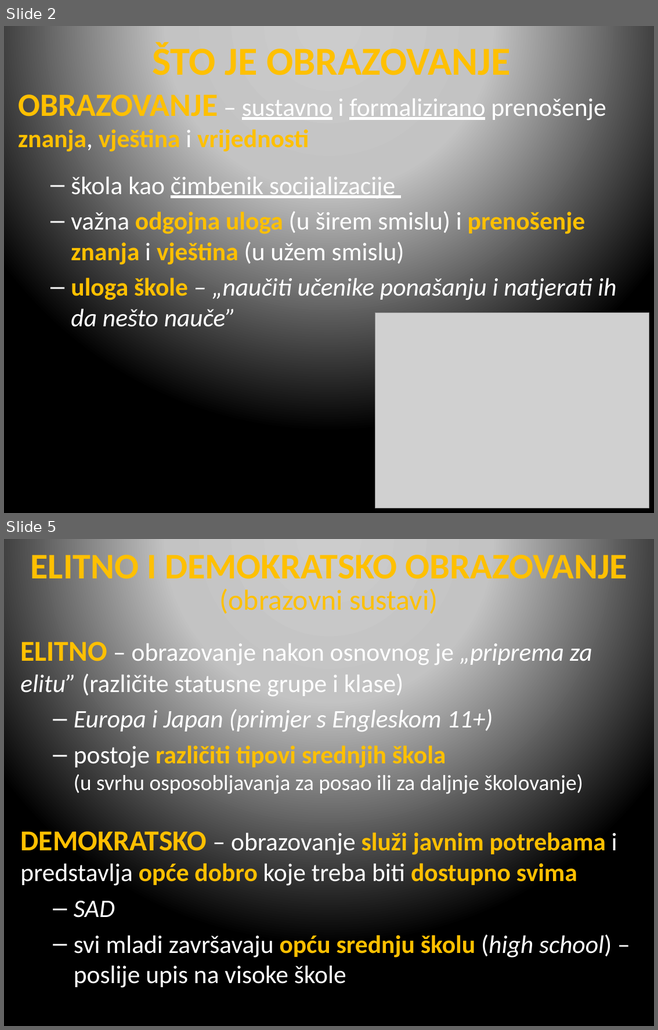
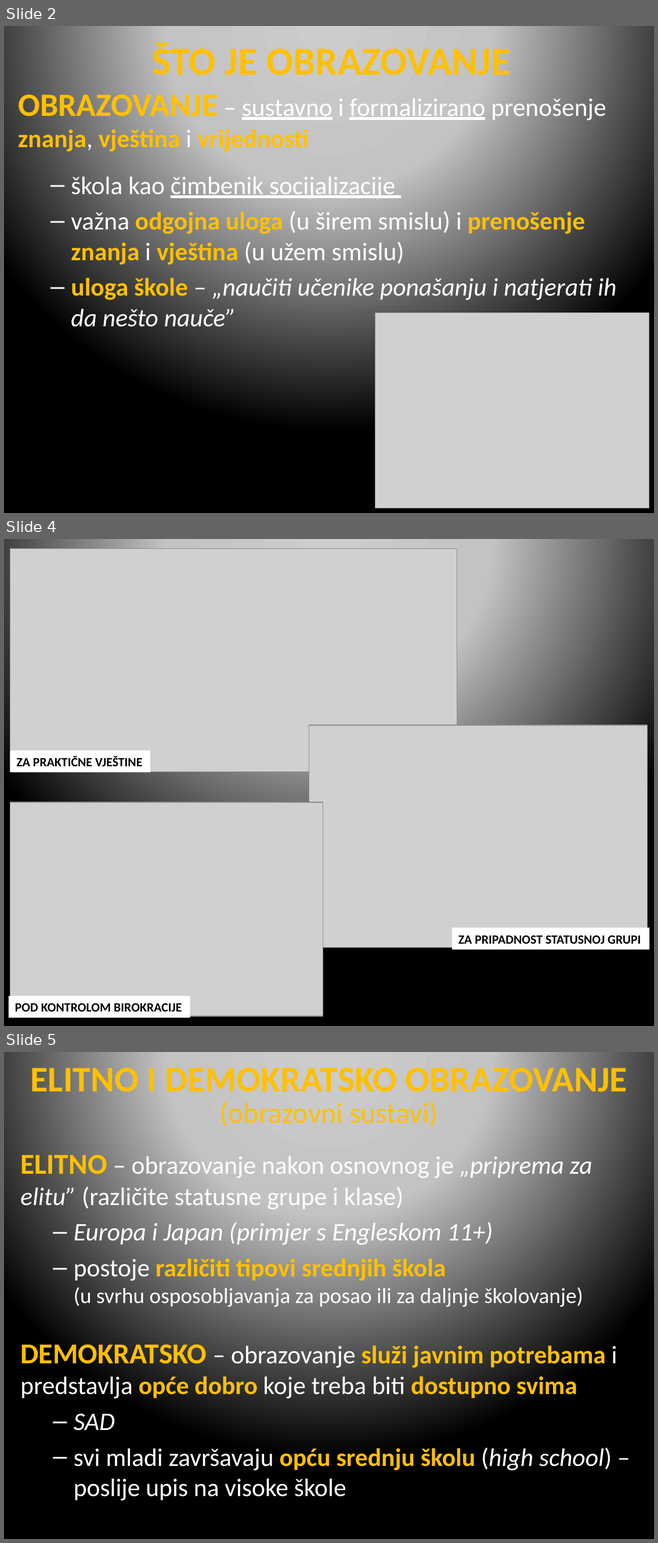
Before and after one commit to srednja-skola/sociologija, a slide deck: data/pptx/009_obrazovanje_i_skolstvo.pptx. Shown one above the other, each under a label of ours: slides 2 and 5 before the commit, slides 2, 4 and 5 after it; the slides between them are not shown. The pictures are 658x1030 and 658x1543 pixels, drawn with LibreOffice and Linux fonts; fonts in the diff are those of the drawing; grey boxes stand for pictures; background and template pictures are left out. Boxes give left, top, right and bottom in pixels: in the first picture for what was removed or moved away, otherwise in the second. Text is boxed around its words. In the diff, an @@ line names an element or a change of style, - is before the commit and + after.

```diff
--- a/data/pptx/009_obrazovanje_i_skolstvo.pptx
+++ b/data/pptx/009_obrazovanje_i_skolstvo.pptx
@@ slide 4 added at [4, 539, 654, 1026], background picture (left out) @@
@@ picture added at [10, 549, 457, 772] @@
@@ picture added at [308, 725, 647, 948] @@
@@ rectangle added at [10, 751, 150, 773], fill #FFFFFF, 14 pt, text #000000, bold @@
+ZA PRAKTIČNE VJEŠTINE
@@ picture added at [10, 802, 322, 1016] @@
@@ rectangle added at [452, 928, 649, 950], fill #FFFFFF, 14 pt, text #000000, bold @@
+ZA PRIPADNOST STATUSNOJ GRUPI
@@ rectangle added at [9, 996, 190, 1019], fill #FFFFFF, 14 pt, text #000000, bold @@
+POD KONTROLOM BIROKRACIJE
```
Also in this commit, not shown: 4 slides changed, 2 other slides added, 1 slide removed, 1 other file.
